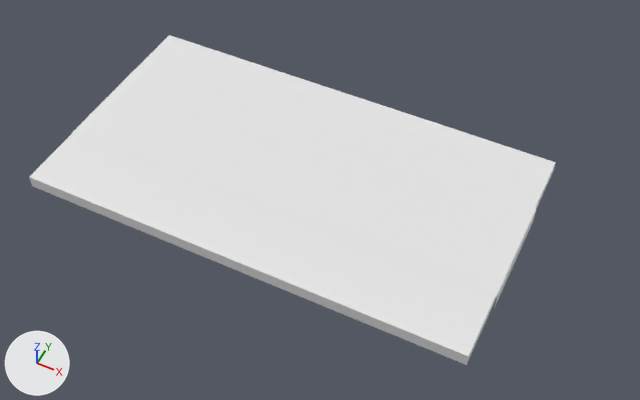
Two versions of the Blender file Assets/Models/Table/toptable_red.blend, one commit apart.
Both versions are drawn from a camera (50 mm lens) standing at (1.66, -3.0, 3.61) and looking at (0.17, -0.03, -0.1). Arrows for +X, +Y and +Z are at lower left; the lights stay in place. The older version comes first. Materials are left out; every surface is plain grey.

Names of what the first picture shows: 'cloth', 'table'.
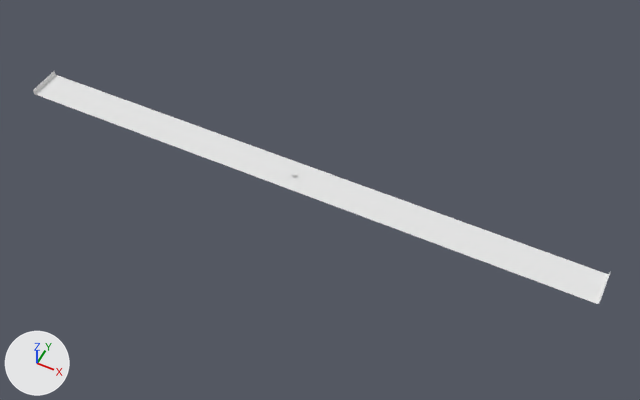
Where the change shows, as pixel boxes [x1, y1, x2, y2] in the pictures (640 x 400 px):
'table', rescaled: before [29, 35, 556, 365]; after [291, 173, 298, 176]
'cloth', rescaled (24% wider): before [71, 69, 536, 306]; after [33, 71, 610, 304]

The change in detail:
Object 'cloth' (ob_cloth) is rescaled from (1.0, 1.0, 1.0) to (-1.35, -0.321, -0.321).
Object 'table' (ob_table) is rescaled from (1.0, 1.0, 1.0) to (0.0126, 0.0126, 0.0126).
